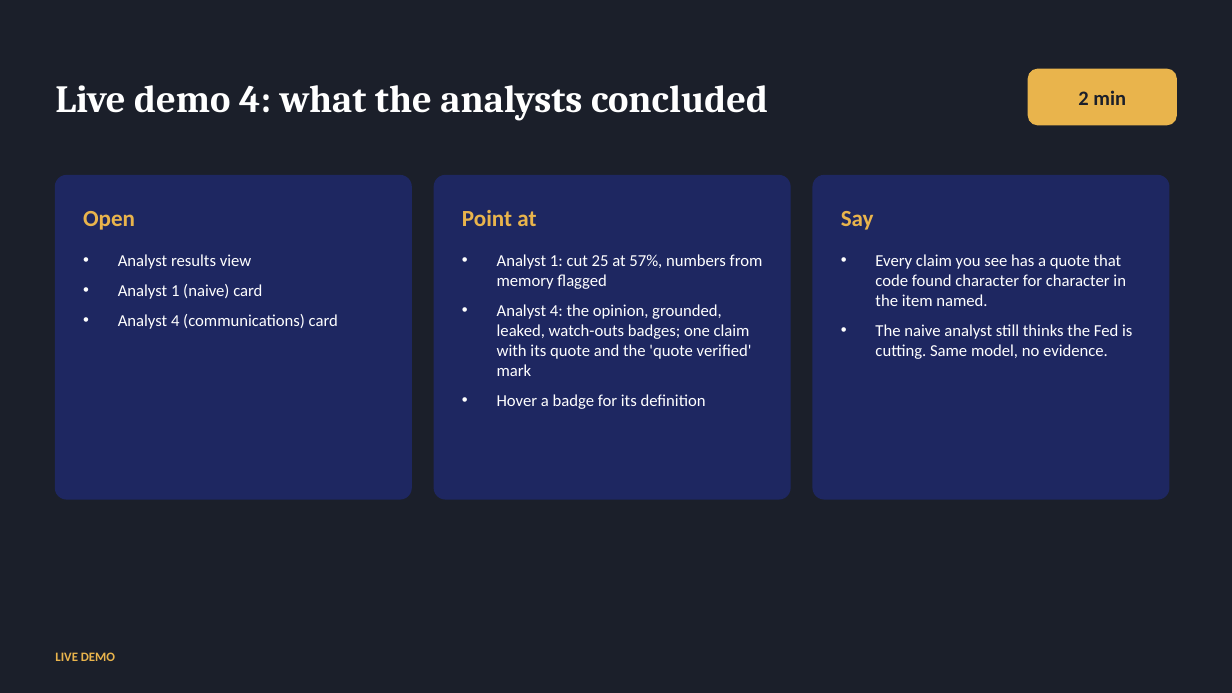
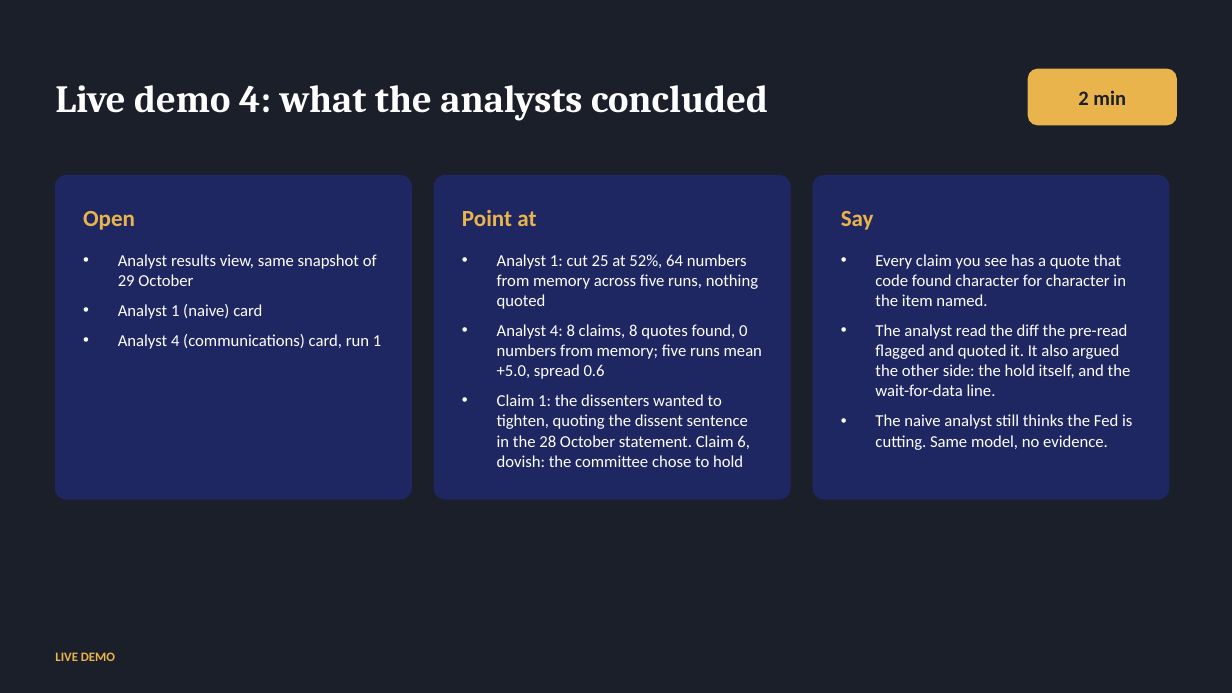
Before and after one commit to kmt112/fed-forecast, a slide deck: slide 16 of docs/FedCast_Fullerton.pptx. Drawn at 1232x693 pixels with LibreOffice and Linux fonts; fonts in the diff are those of the drawing. Boxes give left, top, right and bottom in pixels: in the first picture for what was removed or moved away, otherwise in the second. Text is boxed around its words. In the diff, an @@ line names an element or a change of style, - is before the commit and + after.

```diff
--- a/docs/FedCast_Fullerton.pptx
+++ b/docs/FedCast_Fullerton.pptx
@@ text at (118, 254, 377, 286): text changed @@
-• Analyst results view
+• Analyst results view, same snapshot of 29 October
@@ text at (497, 254, 762, 467): text changed @@
-• Analyst 1: cut 25 at 57%, numbers from memory flagged
-• Analyst 4: the opinion, grounded, leaked, watch-outs badges; one claim with its quote and the 'quote verified' mark
-• Hover a badge for its definition
+• Analyst 1: cut 25 at 52%, 64 numbers from memory across five runs, nothing quoted
+• Analyst 4: 8 claims, 8 quotes found, 0 numbers from memory; five runs mean +5.0, spread 0.6
+• Claim 1: the dissenters wanted to tighten, quoting the dissent sentence in the 28 October statement. Claim 6, dovish: the committee chose to hold
@@ text at (875, 324, 1131, 396): paragraph added @@
+• The analyst read the diff the pre-read flagged and quoted it. It also argued the other side: the hold itself, and the wait-for-data line.
@@ text at (118, 334, 381, 349): text changed @@
-• Analyst 4 (communications) card
+• Analyst 4 (communications) card, run 1
```
Also in this commit, not shown: 1 other slide changed, 1 slide added, 1 slide removed, 2 other files.
